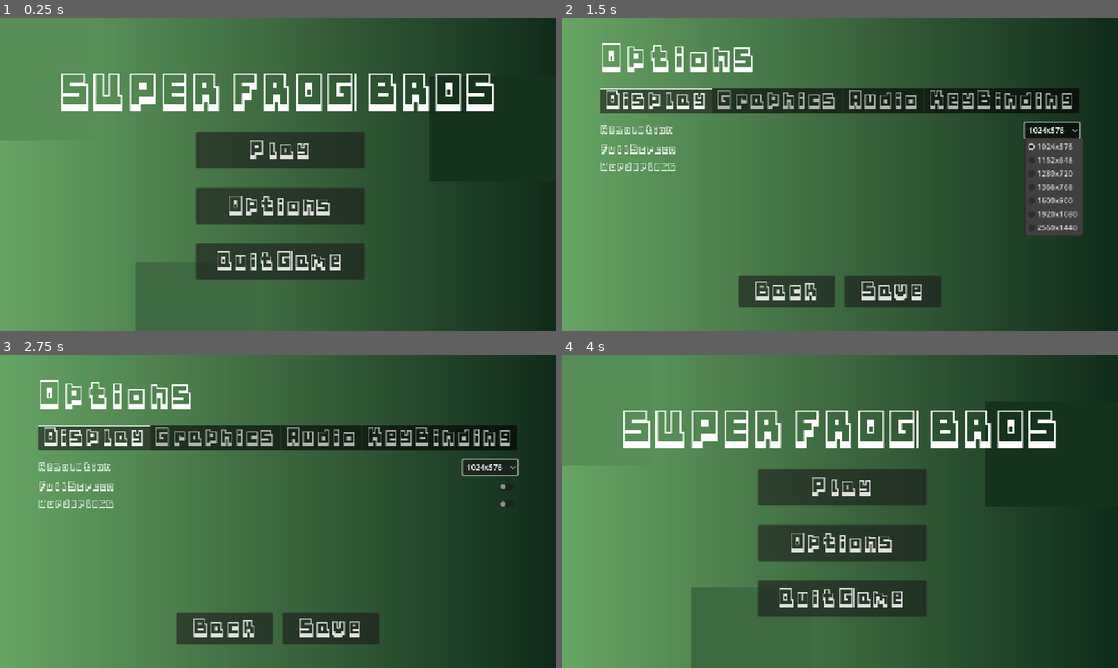
Above: before the commit, frames 1-4 (two rows, left to right).
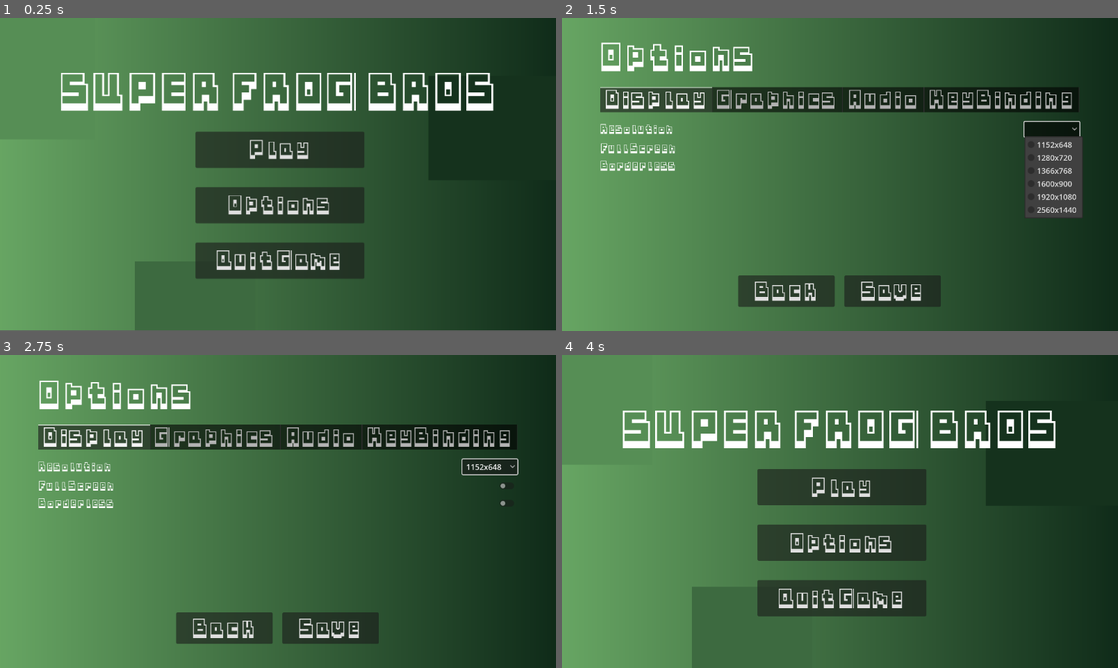
Above: after the commit, the same moments.

Repository: junyi-xie/game-dev-minor
Game: Godot game, scene res://scenes/ui/main_menu.tscn
Two runs of this game, one before a commit and one after it. Both use one fixed random seed, a clock stepped at 60 frames per second and the inputs below. Sound files missing from this copy of the repository are replaced by a short silence.
Inputs (mouse positions are in pixels of both pictures, inside the frame that each line leads up to; where the layout moved, square brackets give the same spot in the first picture):
- Up to frame 1 (0.25 s): no input
- Up to frame 2 (1.5 s): click "Options" at 0.5 s; click (1051, 127) [1051, 130] at 1.25 s
- Up to frame 3 (2.75 s): click (505, 486) at 2 s
- Up to frame 4 (4 s): click (1067, 502) [1067, 505] at 2.75 s; click "Save" at 3.5 s
In our replay, in frame 1 the window is 800x450 before the commit and 800x449 after it. These sizes can differ from the game's own. Grey fills any space a smaller window leaves; there, only what the larger window draws over its background counts as a difference.

The runs differ from the first frame. In frame 1, 3.8% of the frame differs, in the area x 0-100%, y 17-100%; in frame 2, 5.7%, in the area x 6-94%, y 7-93%; in frame 3, 3.7%; in frame 4, 2.6%.
Error after the commit: Invalid assignment on read-only value (on base: 'Dictionary'). (res://utilities/autoload/option_manager.gd:29)

Commit message:
added saved options

Diff:
--- a/super-frog-bros/project.godot
+++ b/super-frog-bros/project.godot
@@ -24,6 +24,7 @@
 GameManager="*res://utilities/autoload/game_manager.gd"
 SceneManager="*res://utilities/autoload/scene_manager.gd"
 AudioManager="*res://utilities/autoload/audio_manager.tscn"
+OptionManager="*res://utilities/autoload/option_manager.gd"
 
 [display]
 
--- /dev/null
+++ b/super-frog-bros/resources/default_options.gd
@@ -0,0 +1,23 @@
+extends Resource
+
+const DEFAULT: Dictionary = {
+	"display": {
+		"resolution": "1024x576",
+		"full_screen": false,
+		"borderless": false
+	},
+	"graphics": {
+		"v_sync": false
+	},
+	"audio": {
+		"master_volume": 100.0,
+		"music_volume": 100.0,
+		"sfx_volume": 100.0,
+	},
+	"key_binding": {
+		"move_left": "A",
+		"move_right": "D",
+		"jump": "Space",
+		"pause": "Esc",
+	}
+}
--- /dev/null
+++ b/super-frog-bros/resources/default_options.tres
@@ -0,0 +1,6 @@
+[gd_resource type="Resource" load_steps=2 format=3 uid="uid://cvb0wdduxpmj1"]
+
+[ext_resource type="Script" uid="uid://xqhiusr05un0" path="res://resources/default_options.gd" id="1_405t4"]
+
+[resource]
+script = ExtResource("1_405t4")
--- a/super-frog-bros/scripts/ui/audio/audio.gd
+++ b/super-frog-bros/scripts/ui/audio/audio.gd
@@ -5,15 +5,28 @@
 @onready var sfx_slider: HSlider = $MarginContainer/VBoxContainer/SoundEffectsVolume/SoundEffectsHSlider
 
 func _ready() -> void:
-	master_slider.value = db_to_linear(AudioServer.get_bus_volume_db(AudioManager.master_bus_index)) * 100
-	music_slider.value = db_to_linear(AudioServer.get_bus_volume_db(AudioManager.music_bus_index)) * 100
-	sfx_slider.value = db_to_linear(AudioServer.get_bus_volume_db(AudioManager.sfx_bus_index)) * 100
+	var master_volume: float = OptionManager._find("audio", "master_volume")
+	var music_volume: float = OptionManager._find("audio", "music_volume")
+	var sfx_volume: float = OptionManager._find("audio", "sfx_volume")
+
+	_on_master_h_slider_value_changed(master_volume)
+	_on_music_h_slider_value_changed(music_volume)
+	_on_sound_effects_h_slider_value_changed(sfx_volume)
 
 func _on_master_h_slider_value_changed(value: float) -> void:
 	AudioServer.set_bus_volume_db(AudioManager.master_bus_index, linear_to_db(value / 100.0))
 
+	master_slider.value = value
+	OptionManager._update("audio", "master_volume", value)
+
 func _on_music_h_slider_value_changed(value: float) -> void:
 	AudioServer.set_bus_volume_db(AudioManager.music_bus_index, linear_to_db(value / 100.0))
 
+	music_slider.value = value
+	OptionManager._update("audio", "music_volume", value)
+
 func _on_sound_effects_h_slider_value_changed(value: float) -> void:
 	AudioServer.set_bus_volume_db(AudioManager.sfx_bus_index, linear_to_db(value / 100.0))
+
+	sfx_slider.value = value
+	OptionManager._update("audio", "sfx_volume", value)
--- a/super-frog-bros/scripts/ui/display/display.gd
+++ b/super-frog-bros/scripts/ui/display/display.gd
@@ -1,7 +1,6 @@
 extends Control
 
 const RESOLUTIONS: Dictionary = {
-	"1024x576": Vector2i(1024, 576),
 	"1152x648": Vector2i(1152, 648),
 	"1280x720": Vector2i(1280, 720),
 	"1366x768": Vector2i(1366, 768),
@@ -18,6 +17,14 @@
 	for resolution in RESOLUTIONS:
 		resolution_button.add_item(resolution)
 
+	var resolution: String = OptionManager._find("display", "resolution")
+	var full_screen: bool = OptionManager._find("display", "full_screen")
+	var borderless: bool = OptionManager._find("display", "borderless")
+
+	_on_resolution_button_item_selected(RESOLUTIONS.keys().find(resolution))
+	_on_full_screen_check_button_toggled(full_screen)
+	_on_borderless_check_button_toggled(borderless)
+
 func _on_resolution_button_item_selected(index: int) -> void:
 	var new_size = RESOLUTIONS.values()[index]
 	DisplayServer.window_set_size(new_size)
@@ -29,6 +36,7 @@
 	DisplayServer.window_set_position(new_position)
 
 	resolution_button.selected = index
+	OptionManager._update("display", "resolution", RESOLUTIONS.keys()[index])
 
 func _on_full_screen_check_button_toggled(toggled_on: bool) -> void:
 	if (toggled_on):
@@ -36,5 +44,11 @@
 	else:
 		DisplayServer.window_set_mode(DisplayServer.WINDOW_MODE_WINDOWED)
 
+	full_screen_button.button_pressed = toggled_on
+	OptionManager._update("display", "full_screen", toggled_on)
+
 func _on_borderless_check_button_toggled(toggled_on: bool) -> void:
 	DisplayServer.window_set_flag(DisplayServer.WINDOW_FLAG_BORDERLESS, toggled_on)
+
+	borderless_button.button_pressed = toggled_on
+	OptionManager._update("display", "borderless", toggled_on)
--- a/super-frog-bros/scripts/ui/graphics/graphics.gd
+++ b/super-frog-bros/scripts/ui/graphics/graphics.gd
@@ -3,10 +3,15 @@
 @onready var v_sync_button: CheckButton = $MarginContainer/VBoxContainer/VSync/VSyncCheckButton
 
 func _ready() -> void:
-	pass
+	var v_sync: bool = OptionManager._find("graphics", "v_sync")
+
+	_on_v_sync_check_button_toggled(v_sync)
 
 func _on_v_sync_check_button_toggled(toggled_on: bool) -> void:
 	if toggled_on:
 		DisplayServer.window_set_vsync_mode(DisplayServer.VSYNC_ENABLED)
 	else:
 		DisplayServer.window_set_vsync_mode(DisplayServer.VSYNC_DISABLED)
+
+	v_sync_button.button_pressed = toggled_on
+	OptionManager._update("graphics", "v_sync", toggled_on)
--- a/super-frog-bros/scripts/ui/key_binding/key_binding.gd
+++ b/super-frog-bros/scripts/ui/key_binding/key_binding.gd
@@ -1,33 +1,46 @@
 extends Control
-
-@onready var action_list: VBoxContainer = $MarginContainer/VBoxContainer
 
 var is_remapping = false
 var action_to_remap = null
 var remapping_button = null
 
-var input_actions = {
-	"move_left": "Move Left",
-	"move_right": "Move Right",
-	"jump": "Jump",
-	"pause": "Pause"
-}
+@onready var action_list: VBoxContainer = $MarginContainer/VBoxContainer
 
 func _ready() -> void:
+	for action in OptionManager._find("key_binding"):
+		var event_str = OptionManager._find("key_binding", action)
+		var input_event = _string_to_input_event(event_str)
+		InputMap.action_erase_events(action)
+		InputMap.action_add_event(action, input_event)
+
 	_create_action_list()
 
+func _input(event) -> void:
+	if is_remapping:
+		if (event is InputEventKey || (event is InputEventMouseButton && event.pressed)):
+			InputMap.action_erase_events(action_to_remap)
+			InputMap.action_add_event(action_to_remap, event)
+
+			_update_action_list(remapping_button, event)
+
+			OptionManager._update("key_binding", action_to_remap, _input_event_to_string(event))
+
+			is_remapping = false
+			action_to_remap = null
+			remapping_button = null
+
+			accept_event()
+
 func _create_action_list() -> void:
-	InputMap.load_from_project_settings()
-
 	for item in action_list.get_children():
 		item.queue_free()
 
-	for action in input_actions:
+	for action in OptionManager._find("key_binding"):
 		var button = load("uid://dby67pg1f5pkk").instantiate()
 		var action_label = button.find_child("ActionLabel")
 		var input_label = button.find_child("InputLabel")
 
-		action_label.text = input_actions[action]
+		action_label.text = action.replace("_", " ").capitalize()
 
 		var events = InputMap.action_get_events(action)
 		if events.size() > 0:
@@ -45,19 +58,24 @@
 		remapping_button = button
 		button.find_child("InputLabel").text = "Press key to bind..."
 
-func _input(event) -> void:
-	if is_remapping:
-		if (event is InputEventKey || (event is InputEventMouseButton && event.pressed)):
-			InputMap.action_erase_events(action_to_remap)
-			InputMap.action_add_event(action_to_remap, event)
-
-			_update_action_list(remapping_button, event)
-
-			is_remapping = false
-			action_to_remap = null
-			remapping_button = null
-
-			accept_event()
-
 func _update_action_list(button, event) -> void:
 	button.find_child("InputLabel").text = event.as_text().trim_suffix(" (Physical)")
+
+func _string_to_input_event(string: String) -> InputEvent:
+	var input_event: InputEvent
+
+	if string.contains("mouse_"):
+		input_event = InputEventMouseButton.new()
+		input_event.button_index = int(string.split("_")[1])
+	else:
+		input_event = InputEventKey.new()
+		input_event.keycode = OS.find_keycode_from_string(string)
+
+	return input_event
+
+func _input_event_to_string(event: InputEvent) -> String:
+	if event is InputEventKey:
+		return OS.get_keycode_string(event.physical_keycode)
+	elif event is InputEventMouseButton:
+		return "mouse_" + str(event.button_index)
+	return ""
--- a/super-frog-bros/scripts/ui/option_menu.gd
+++ b/super-frog-bros/scripts/ui/option_menu.gd
@@ -7,5 +7,5 @@
 	queue_free()
 
 func _on_save_pressed() -> void:
-	# for now
+	OptionManager._save()
 	queue_free()
--- a/super-frog-bros/utilities/autoload/audio_manager.gd
+++ b/super-frog-bros/utilities/autoload/audio_manager.gd
@@ -7,7 +7,7 @@
 var music_bus_index: int
 var sfx_bus_index: int
 
-var music_files: Array = []
+var music_files: Array
 
 func _ready() -> void:
 	master_bus_index = AudioServer.get_bus_index("Master")
--- /dev/null
+++ b/super-frog-bros/utilities/autoload/option_manager.gd
@@ -0,0 +1,100 @@
+extends Node
+
+const SETTINGS_FILE_PATH = "user://settings.ini"
+
+var options: Dictionary = {}
+var default_options: Resource = preload("uid://cvb0wdduxpmj1")
+
+var config = ConfigFile.new()
+
+func _ready() -> void:
+	_load()
+
+	if options.is_empty():
+		options = default_options.DEFAULT
+
+	_apply()
+
+func _save() -> void:
+	for section in options:
+		for key in options[section]:
+			config.set_value(section, key, options[section][key])
+
+	config.save(SETTINGS_FILE_PATH)
+
+func _update(section: String, key: String, value) -> void:
+	if not section in options:
+		return
+
+	options[section][key] = value
+
+func _load() -> void:
+	options.clear()
+
+	var result = config.load(SETTINGS_FILE_PATH)
+	if result != OK:
+		return
+
+	for section in config.get_sections():
+		options[section] = {}
+
+		for key in config.get_section_keys(section):
+			options[section][key] = config.get_value(section, key)
+
+# idk, not the cleanest way to apply the settings
+# can probably use signals, but it was too late at this point 😭😭
+func _apply() -> void:
+	for section in options:
+		for key in options[section]:
+			match key:
+				"resolution":
+					var resolution_parts = options[section][key].split("x")
+					var width = int(resolution_parts[0])
+					var height = int(resolution_parts[1])
+					var new_size = Vector2i(width, height)
+					DisplayServer.window_set_size(new_size)
+
+					var screen_index = DisplayServer.window_get_current_screen()
+					var screen_size = DisplayServer.screen_get_size(screen_index)
+					var new_position = (screen_size - new_size) / 2
+					DisplayServer.window_set_position(new_position)
+				"full_screen":
+					if options[section][key]:
+						DisplayServer.window_set_mode(DisplayServer.WINDOW_MODE_FULLSCREEN)
+					else:
+						DisplayServer.window_set_mode(DisplayServer.WINDOW_MODE_WINDOWED)
+				"borderless":
+					DisplayServer.window_set_flag(DisplayServer.WINDOW_FLAG_BORDERLESS, options[section][key])
+				"v_sync":
+					if options[section][key]:
+						DisplayServer.window_set_vsync_mode(DisplayServer.VSYNC_ENABLED)
+					else:
+						DisplayServer.window_set_vsync_mode(DisplayServer.VSYNC_DISABLED)
+				"master_volume":
+					AudioServer.set_bus_volume_db(AudioManager.master_bus_index, linear_to_db(options[section][key] / 100.0))
+				"music_volume":
+					AudioServer.set_bus_volume_db(AudioManager.music_bus_index, linear_to_db(options[section][key] / 100.0))
+				"sfx_volume":
+					AudioServer.set_bus_volume_db(AudioManager.sfx_bus_index, linear_to_db(options[section][key] / 100.0))
+				"move_left", "move_right", "jump", "pause":
+					var event_str = options[section][key]
+					var input_event: InputEvent
+
+					if event_str.contains("mouse_"):
+						input_event = InputEventMouseButton.new()
+						input_event.button_index = int(event_str.split("_")[1])
+					else:
+						input_event = InputEventKey.new()
+						input_event.keycode = OS.find_keycode_from_string(event_str)
+
+					InputMap.action_erase_events(key)
+					InputMap.action_add_event(key, input_event)
+
+func _find(section: String, key: String = "") -> Variant:
+	if section in options:
+		if key.is_empty():
+			return options[section]
+		elif key in options[section]:
+			return options[section][key]
+
+	return null
--- a/super-frog-bros/utilities/autoload/scene_manager.gd
+++ b/super-frog-bros/utilities/autoload/scene_manager.gd
@@ -17,7 +17,7 @@
 
 	if clear_existing_scenes:
 		for child in load_into.get_children():
-			if not child.name in ["GameManager", "SceneManager", "AudioManager"]: ## i was braindead, not efficient this way
+			if not child.name in ["GameManager", "SceneManager", "AudioManager", "OptionManager"]: ## i was braindead, not efficient this way
 				child.queue_free()
 
 	var new_scene = scenes[scene_to_load].instantiate()
Not shown, added: super-frog-bros/resources/default_options.gd.uid
Not shown, added: super-frog-bros/utilities/autoload/option_manager.gd.uid
Not shown, changed: super-frog-bros/README.md
